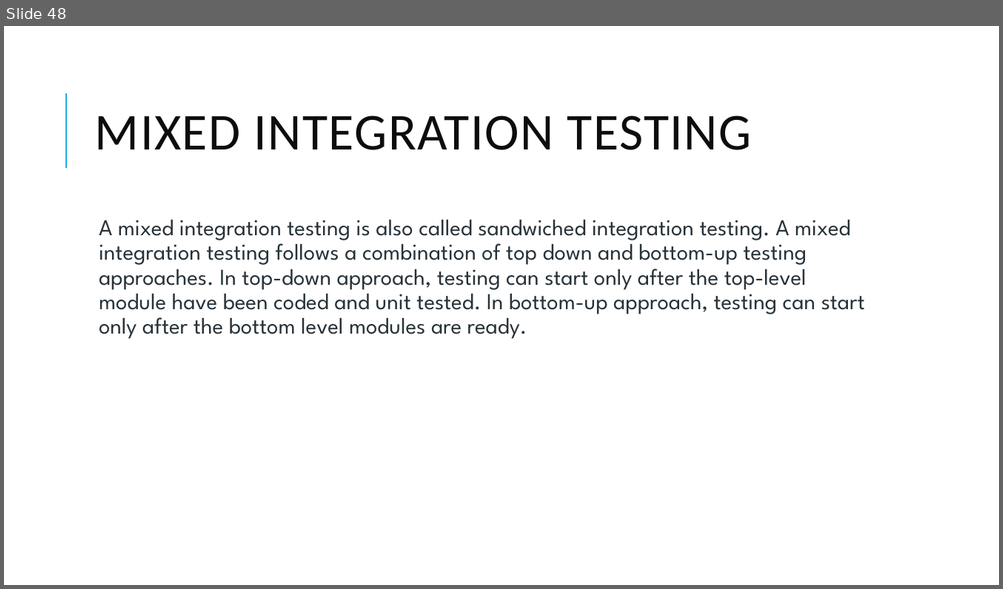
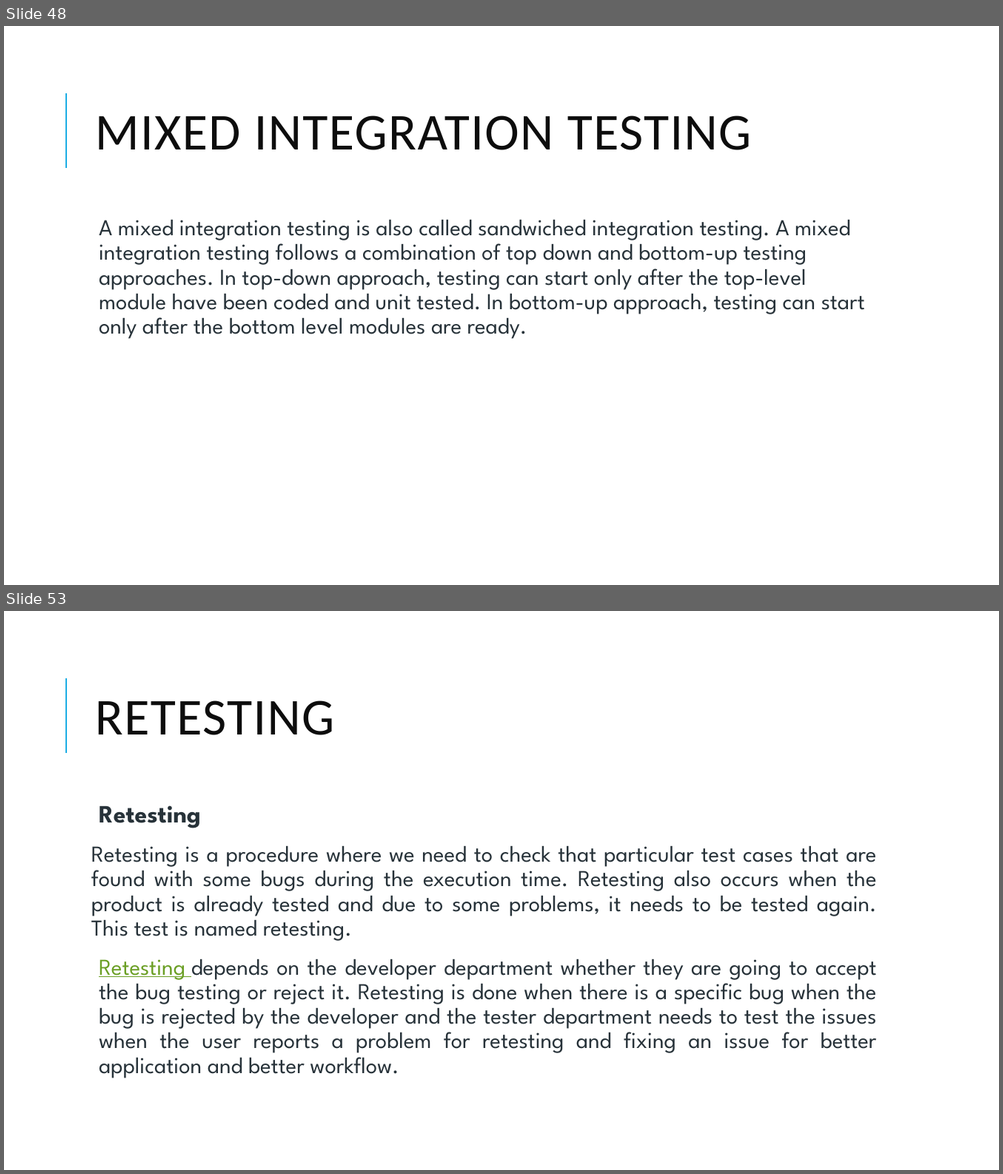
Before and after one commit to skandhwa/GroSkillIT-Batch1, a slide deck: class2.pptx. Shown one above the other, each under a label of ours: slide 48 before the commit, slides 48 and 53 after it; the slides between them are not shown. The pictures are 1003x589 and 1003x1174 pixels, drawn with LibreOffice and Linux fonts; fonts in the diff are those of the drawing. Boxes give left, top, right and bottom in pixels: in the first picture for what was removed or moved away, otherwise in the second. Text is boxed around its words. In the diff, an @@ line names an element or a change of style, - is before the commit and + after.

```diff
--- a/class2.pptx
+++ b/class2.pptx
@@ slide 53 added at (4,611,999,1170), background #FFFFFF; not listed: 1 template element that a slide beside it also shows @@
@@ title added at (95,701,334,735), 50 pt, text #0D0D0D @@
+RETESTING
@@ text added at (91,806,876,1079), 22 pt, text #273239 @@
+  Retesting
+Retesting is a procedure where we need to check that particular test cases that are found with some bugs during the execution time. Retesting also occurs when the product is already tested and due to some problems, it needs to be tested again. This test is named retesting.
+  Retesting depends on the developer department whether they are going to accept the bug testing or reject it. Retesting is done when there is a specific bug when the bug is rejected by the developer and the tester department needs to test the issues when the user reports a problem for retesting and fixing an issue for better application and better workflow.
```
Also in this commit, not shown: 30 other slides added, 1 slide removed.
